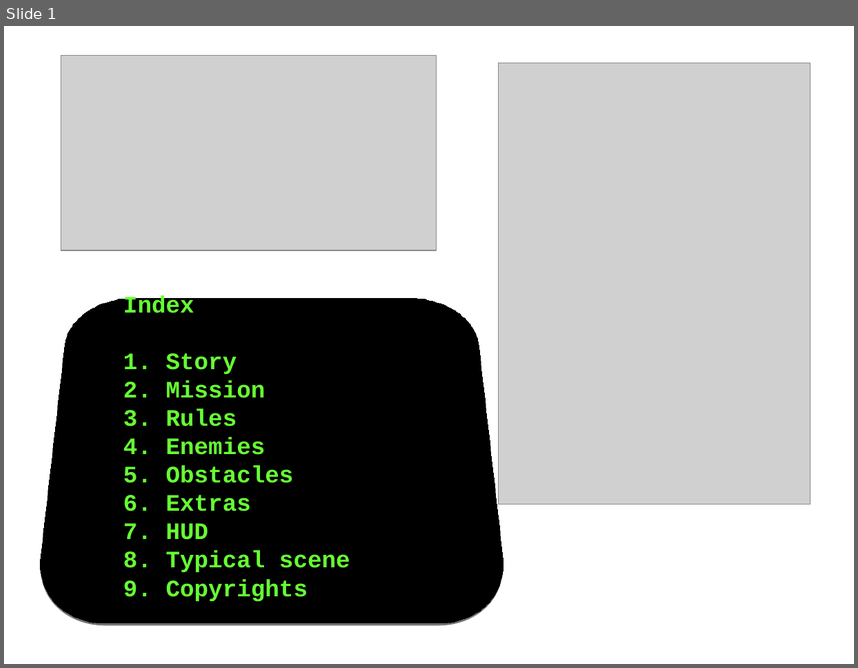
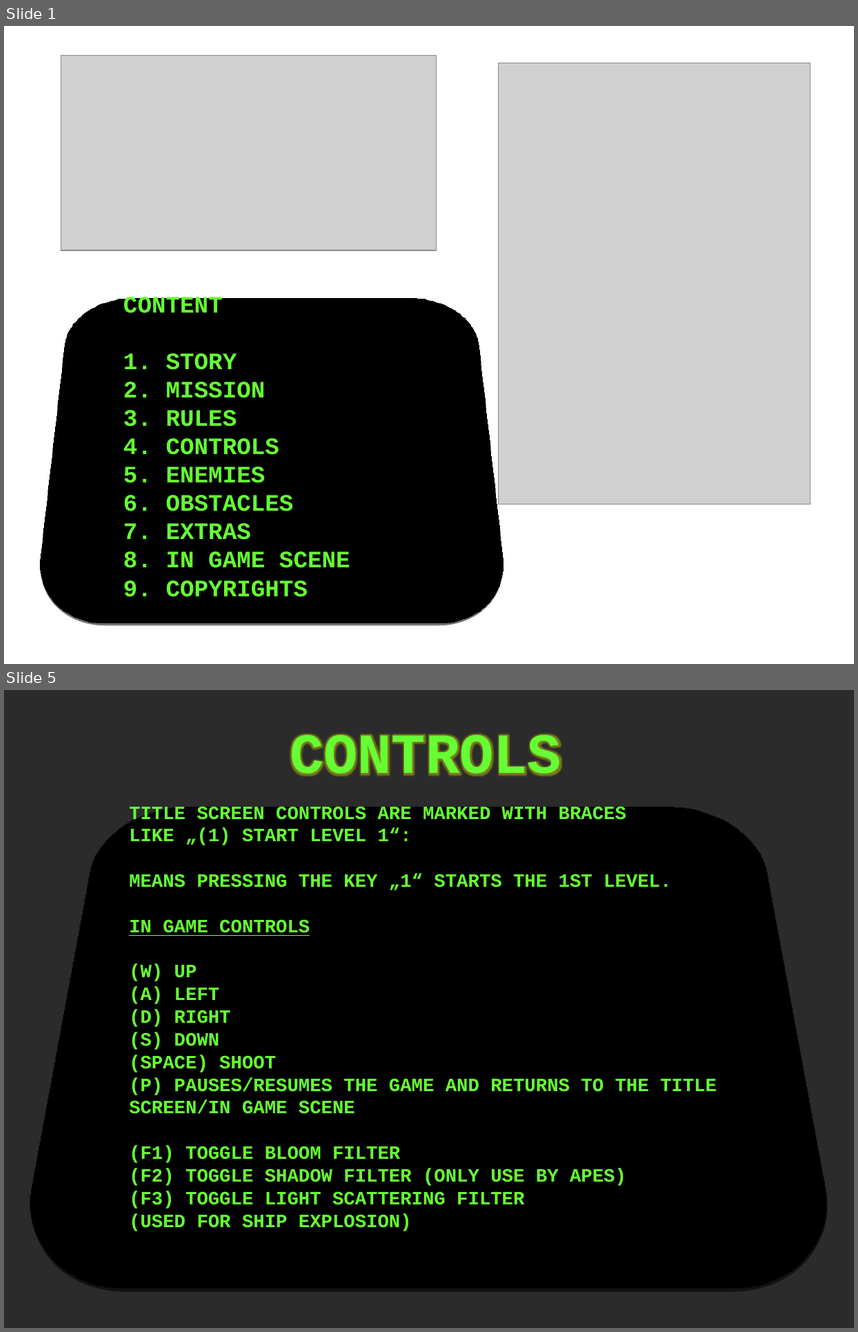
Before and after one commit to srad/SpaceBIT, a slide deck: handbook/SpaceBIT - Handbook.pptx. Shown one above the other, each under a label of ours: slide 1 before the commit, slides 1 and 5 after it; the slides between them are not shown. The pictures are 858x668 and 858x1332 pixels, drawn with LibreOffice and Linux fonts; fonts in the diff are those of the drawing; grey boxes stand for pictures; background and template pictures are left out; a plain dark background stands for a picture behind light text. Boxes give left, top, right and bottom in pixels: in the first picture for what was removed or moved away, otherwise in the second. Text is boxed around its words. In the diff, an @@ line names an element or a change of style, - is before the commit and + after.

Commit message:
* Proper set up of almost all screens, model screen is missing * Load screen now shown first before game actually starts loading

```diff
--- a/handbook/SpaceBIT - Handbook.pptx
+++ b/handbook/SpaceBIT - Handbook.pptx
@@ slide 5 added at [4,690,854,1328], background picture (left out) @@
@@ rounded rectangle added at [67,727,791,1303], fill #000000, 16 pt, text #66FF33, bold @@
+TITLE SCREEN CONTROLS ARE MARKED WITH BRACES
+LIKE „(1) START LEVEL 1“:
+MEANS PRESSING THE KEY „1“ STARTS THE 1ST LEVEL.
+IN GAME CONTROLS
+(W) UP
+(A) LEFT
+(D) RIGHT
+(S) DOWN
+(SPACE) SHOOT
+(P) PAUSES/RESUMES THE GAME AND RETURNS TO THE TITLE SCREEN/IN GAME SCENE
+(F1) TOGGLE BLOOM FILTER
+(F2) TOGGLE SHADOW FILTER (ONLY USE BY APES)
+(F3) TOGGLE LIGHT SCATTERING FILTER
+(USED FOR SHIP EXPLOSION)
@@ title added at [290,735,562,775], 48 pt, text #66FF33, bold @@
+CONTROLS
@@ slide 1 changed as well @@
@@ text in rounded rectangle at [123,295,350,597]: text changed @@
-Index
-1. Story
-2. Mission
-3. Rules
-4. Enemies
-5. Obstacles
-6. Extras
-7. HUD
-8. Typical scene
-9. Copyrights
+CONTENT
+1. STORY
+2. MISSION
+3. RULES
+4. CONTROLS
+5. ENEMIES
+6. OBSTACLES
+7. EXTRAS
+8. IN GAME SCENE
+9. COPYRIGHTS
```
Also in this commit, not shown: 7 other slides changed, 2 other slides added, 35 other files.
